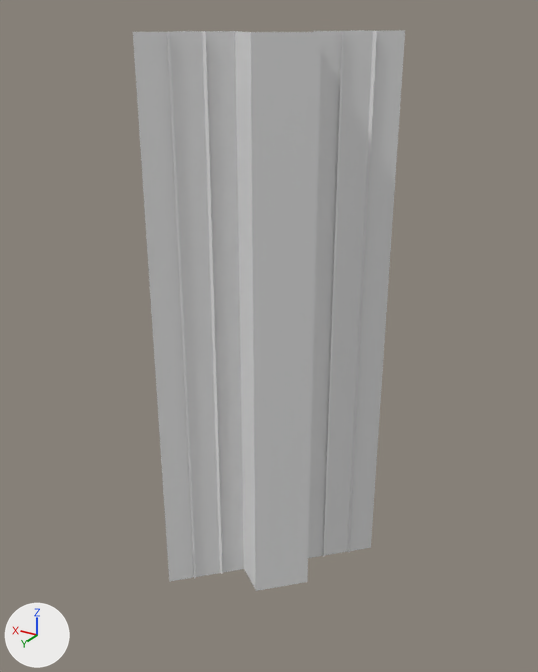
The FBX model AnotherGangsterHamster/Assets/Models/StageObjects/AFrame/Atype_Frame_mid.fbx: old version first, new version second.
Before and after are seen from a 50 mm lens placed at (-56.366, 32.696, 9.022), pointed at (-55.743, 31.658, 8.503). Lighting does not change. The marker at lower left points along +X, +Y and +Z. Where no turn or scale is listed for an object, it has been applied to the vertices.

Before the edit, the objects in view are built like this:
```python
me_aframe_mid011_ncl1_1 = bpy.data.meshes.new('AFrame_mid011_ncl1_1')
me_aframe_mid011_ncl1_1.from_pydata(...)  # 24 vertices, 8 faces; spans x 0.0..0.298, y -0.295..0.003, z 0.0..1.0
# before: 8 (0.298, 0.003, 0.0) at pixel (169, 581), 9 (0.298, 0.003, 1.0) at pixel (132, 31), 10 (0.0, -0.295, 1.0) at pixel (405, 30), 11 (0.0, -0.295, 0.0) at pixel (370, 547)
me_cain_ncl1_1 = bpy.data.meshes.new('cain_ncl1_1')
me_cain_ncl1_1.from_pydata([(0.037, 0.037, 1.0), (0.037, 0.037, 0.0), (-0.037, -0.037, 1.0), (-0.037, -0.037, 0.0)], [], [(0, 2, 3, 1)])
ob_aframe_mid011 = bpy.data.objects.new('AFrame_mid011', me_aframe_mid011_ncl1_1)
ob_aframe_mid011.location = (-55.9, 31.8, 8.0)
ob_cain = bpy.data.objects.new('cain', me_cain_ncl1_1)
ob_cain.location = (-55.798, 31.701, 8.0)
```
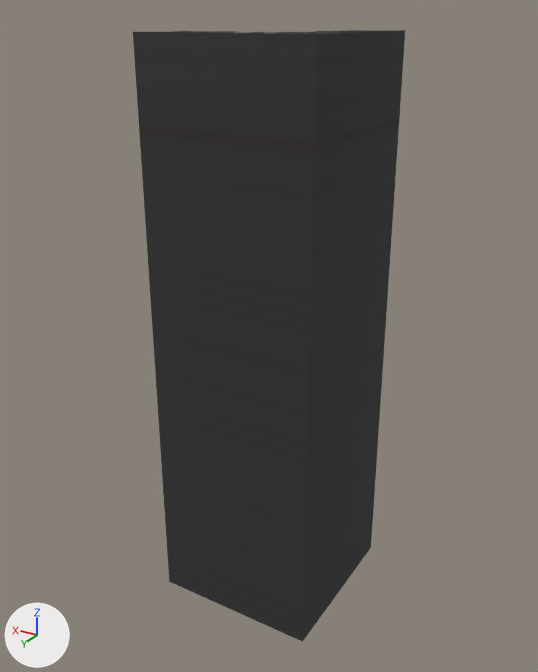
Commit message: AFrame 교체

Edits to the scene script, one JSON object a line:
```json
{"op": "add", "block": "img_af_base_color_png", "code": ["img_af_base_color_png = load_image('AF_Base_color.png', 'AF_Base_color.png', 1024, 1024, 'sRGB')"]}
{"op": "add", "block": "mat_material__57", "code": ["mat_material__57 = principled_material('Material #57')", "mat_material__57.texture = img_af_base_color_png", "mat_material__57.roughness = 0.859"]}
{"block": "me_aframe_mid011_ncl1_1", "where": "# used by ob_aframe_mid011; location = (-55.9, 31.8, 8.0)"}
{"block": "me_aframe_mid011_ncl1_1", "where": "# verts and faces of me_aframe_mid011_ncl1_1; kept vertices keep their numbers, new ones are numbered from 24"}
{"op": "remove", "block": "me_aframe_mid011_ncl1_1", "code": "me_aframe_mid011_ncl1_1.from_pydata(...)  # 24 vertices, 8 faces; spans x 0.0..0.298, y -0.295..0.003, z 0.0..1.0"}
{"op": "add", "block": "me_aframe_mid011_ncl1_1", "code": "me_aframe_mid011_ncl1_1.from_pydata(...)  # 26 vertices, 10 faces; spans x 0.0..0.298, y -0.295..0.003, z 0.0..1.0"}
{"block": "me_aframe_mid011_ncl1_1", "change": "me_aframe_mid011_ncl1_1 part 1"}
{"op": "add", "block": "me_aframe_mid011_ncl1_1", "code": "verts[24] = (0.0, 0.003, 1.0)  # pixel (316, 34)"}
{"op": "add", "block": "me_aframe_mid011_ncl1_1", "code": "verts[25] = (0.0, 0.003, 0.0)  # pixel (302, 641)"}
{"op": "add", "block": "me_aframe_mid011_ncl1_1", "code": "faces += [(10, 24, 25, 11), (8, 25, 24, 9)]"}
{"block": "me_aframe_mid011_ncl1_1", "change": "me_aframe_mid011_ncl1_1 part 2: 8 faces spanning x 0.0..0.298, y -0.295..0.003, z 0.0..1.0 switch from no material to mat_material__57 (picture img_af_base_color_png)"}
{"block": "me_cain_ncl1_1", "where": "me_cain_ncl1_1.from_pydata(...)  # 4 vertices, 1 face; spans x -0.037..0.037, y -0.037..0.037, z 0.0..1.0"}
{"op": "add", "block": "me_cain_ncl1_1", "code": "me_cain_ncl1_1.materials.append(mat_material__57)  # picture img_af_base_color_png"}
```

What differs and where, as boxes (x1, y1, x2, y2) in the pictures (538 x 672 px):
```json
{"object": "AFrame_mid011", "change": "reshaped", "before": [133, 30, 405, 589], "after": [133, 30, 405, 642], "on screen": "9% taller"}
{"object": "cain", "change": "recoloured", "before": [251, 32, 321, 591], "after": [251, 32, 321, 591]}
{"part": 1, "of": "me_aframe_mid011_ncl1_1", "change": "added", "after": [133, 30, 405, 642], "on screen": "black"}
{"part": 2, "of": "me_aframe_mid011_ncl1_1", "change": "recoloured", "before": [133, 30, 405, 589], "after": [172, 30, 404, 34]}
```
